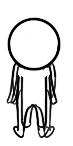
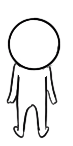
Before/after of a w=73, h=146 layered artwork. What changed in the layer stack:
hid "Layer 4" over [7, 17, 62, 139]
hid "Layer 2" over [6, 17, 61, 139]
painted on "Layer 1" over [9, 20, 58, 136]
